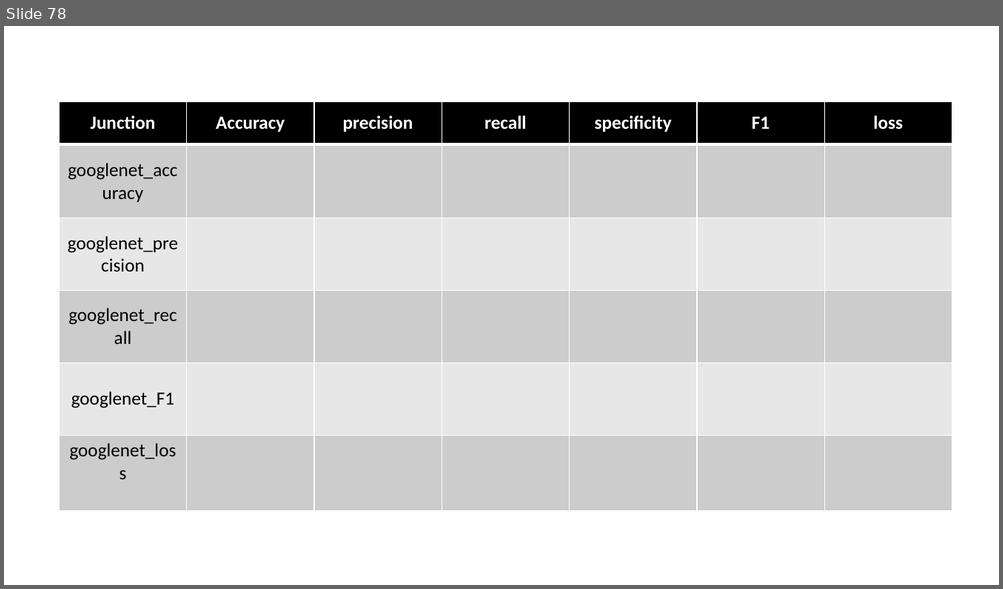
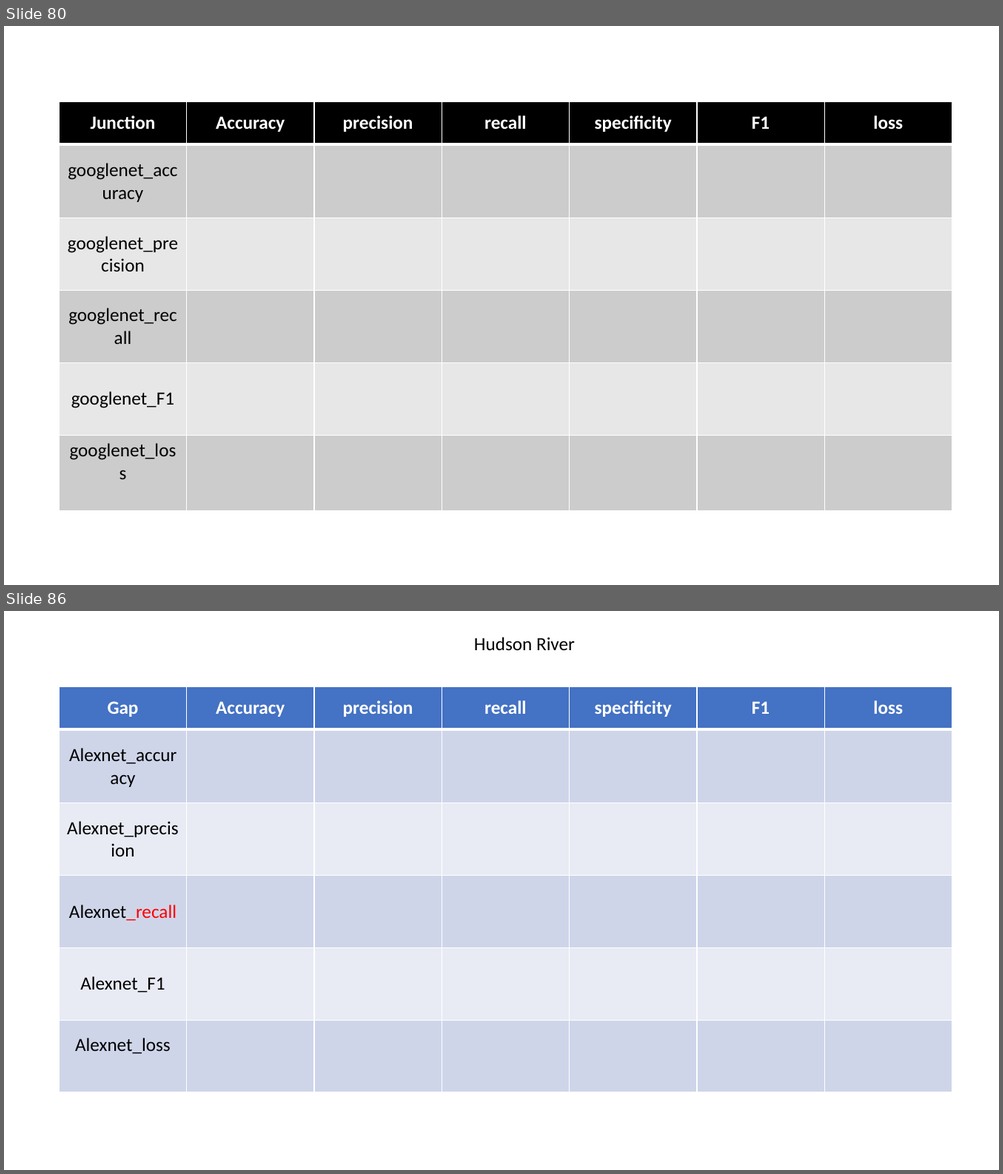
Before and after one commit to ZhouMengjie/bsd-cnn-network, a slide deck: BSD_Figures.pptx. Shown one above the other, each under a label of ours: slide 78 before the commit, slides 80 and 86 after it; the slides between them are not shown. The pictures are 1003x589 and 1003x1174 pixels, drawn with LibreOffice and Linux fonts; fonts in the diff are those of the drawing. Boxes give left, top, right and bottom in pixels: in the first picture for what was removed or moved away, otherwise in the second. Text is boxed around its words. In the diff, an @@ line names an element or a change of style, - is before the commit and + after.

Commit message:
alexnet uq jc

```diff
--- a/BSD_Figures.pptx
+++ b/BSD_Figures.pptx
@@ slide 86 added at box(4, 611, 999, 1170), background #FFFFFF @@
@@ text added at box(474, 637, 575, 651), 18 pt, text #000000 @@
+Hudson River
@@ table added at box(60, 687, 952, 1093), 6 rows, 7 columns @@
+Gap | Accuracy | precision | recall | specificity | F1 | loss
+Alexnet_accuracy |  |  |  |  |  | 
+Alexnet_precision |  |  |  |  |  | 
+Alexnet_recall |  |  |  |  |  | 
+Alexnet_F1 |  |  |  |  |  | 
+Alexnet_loss |  |  |  |  |  | 
@@ what was slide 78 is now slide 80 @@
```
Also in this commit, not shown: 1 slide changed, 7 other slides added, 1 other file.
